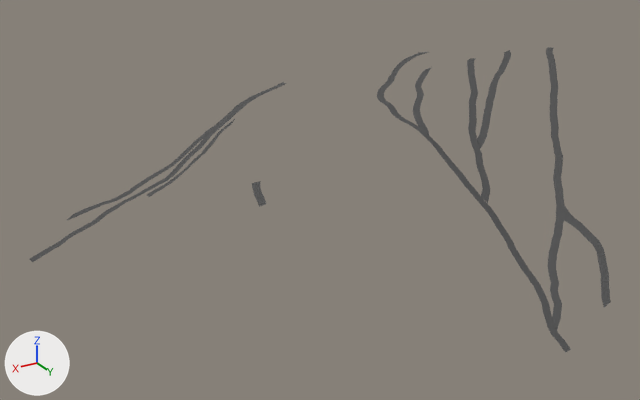
The OBJ model models/black.obj, before and after one commit.
Rendered twice from a camera (50 mm lens) standing at (26.8, 49.0, 29.3) and looking at (0.6, 5.3, 7.4). The axes (+X, +Y, +Z) are drawn at lower left. The lights are the same throughout. Where no turn or scale is listed for an object, it has been applied to the vertices.

In view in the first picture: 'black'.
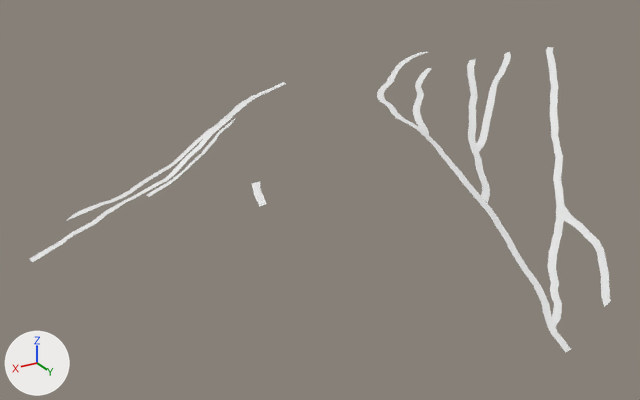
The change, as JSON lines over the scene's bpy script:
```json
{"block": "me_black", "where": "# used by ob_black; location = (0.0, 0.0, 0.0)"}
{"block": "me_black", "where": "# verts and faces of me_black; kept vertices keep their numbers, new ones are numbered from 556"}
{"block": "me_black", "where": "# before: 355 (-6.9, 18.7, 2.9) at pixel (555, 327), 552 (-7.2, 18.1, 3.1) at pixel (552, 316), 553 (-7.5, 18.4, 3.1) at pixel (560, 318), 554 (-7.0, 18.3, 3.0) at pixel (552, 320), 555 (-6.8, 19.0, 2.8) at pixel (557, 330)"}
{"block": "me_black", "where": "# before: 527 (-11.9, 13.9, 6.0) at pixel (562, 225)"}
{"op": "remove", "block": "me_black", "code": "me_black.from_pydata(...)  # 556 vertices, 271 faces; spans x -20.6..16.7, y -7.2..20.3, z 2.3..13.9"}
{"op": "add", "block": "me_black", "code": "me_black.from_pydata(...)  # 553 vertices, 271 faces; spans x -20.6..16.7, y -7.2..20.3, z 2.3..13.9"}
{"block": "me_black", "change": "me_black part 1"}
{"block": "me_black", "change": "50 vertices are removed from x -17.9..-10.7, y 1.3..7.0, z 9.1..13.8"}
{"block": "me_black", "change": "27 faces are deleted"}
{"block": "me_black", "change": "17 vertices in x -15.0..-8.9, y 0.7..9.5, z 8.1..13.0 move by (0.0, 0.0, -0.2)"}
{"block": "me_black", "change": "9 vertices in x -15.5..-8.6, y 0.5..10.2, z 7.7..13.3 move by (0.0, 0.0, -0.1)"}
{"block": "me_black", "change": "8 vertices in x -12.8..-9.3, y 3.3..8.7, z 8.5..11.5 move by (0.0, 0.0, -0.3)"}
{"block": "me_black", "change": "4 vertices in x -10.4..-9.8, y 6.4..7.9, z 8.9..9.7 move by (0.0, 0.0, -0.4)"}
{"block": "me_black", "change": "5 vertices move from x -15.2..-12.2, y -1.1..0.6, z 12.5..13.2 to x -15.3..-12.3, y -1.1..0.7, z 12.6..13.2"}
{"block": "me_black", "change": "49 vertices are added at x -17.9..-10.6, y 1.3..7.0, z 9.0..13.7"}
{"block": "me_black", "change": "27 new faces join them"}
{"block": "me_black", "change": "me_black part 2"}
{"op": "add", "block": "me_black", "code": "delete_vertices([554, 555])  # with the faces that use them"}
{"op": "add", "block": "me_black", "code": "faces += [(355, 553, 552)]"}
{"block": "me_black", "change": "me_black part 3"}
{"op": "add", "block": "me_black", "code": "verts[527] = (-11.9, 13.9, 5.9)  # moved, pixel (562, 227)"}
{"block": "me_black", "change": "me_black part 4: 243 faces spanning x -20.6..16.7, y -7.2..20.3, z 2.3..13.9 switch from mat_material__70 (dark grey #4f4f4f) to no material"}
```

Pixel boxes [x1, y1, x2, y2] of what changed, in the pictures (640 x 400 px; the box of a moved part takes in the faces that stretch with it):
```json
{"part": 1, "of": "me_black", "change": "moved or reshaped", "before": [422, 50, 511, 203], "after": [422, 52, 511, 203]}
{"part": 2, "of": "me_black", "change": "moved or reshaped", "before": [552, 317, 561, 329], "after": [552, 317, 561, 327]}
{"part": 3, "of": "me_black", "change": "moved or reshaped", "before": [554, 219, 564, 234], "after": [554, 219, 564, 234]}
{"part": 4, "of": "me_black", "change": "recoloured", "before": [30, 47, 610, 353], "after": [30, 47, 610, 353], "on screen": "grey to white"}
```
